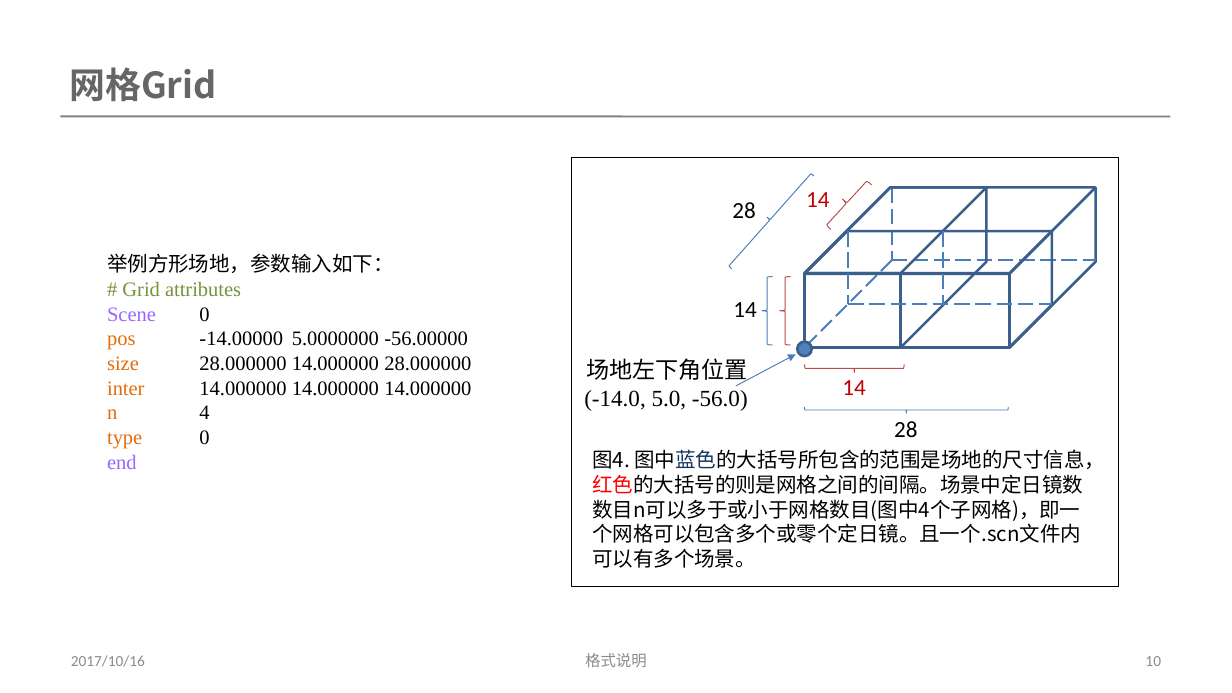
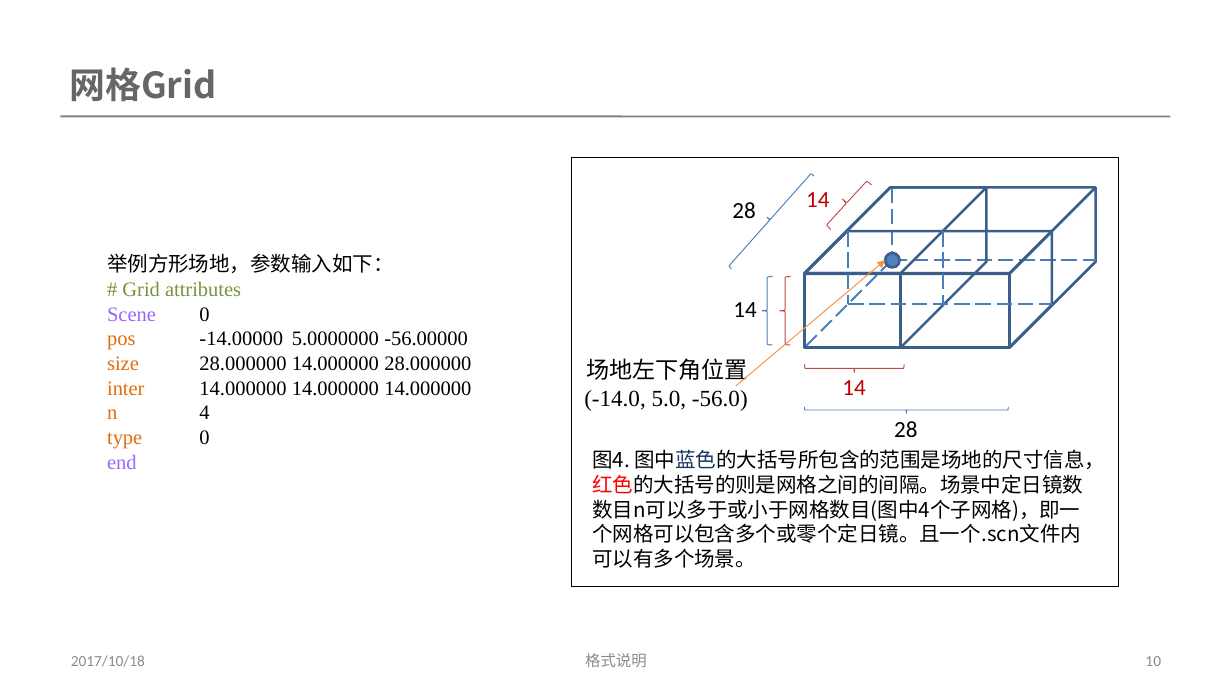
Before and after one commit to XiaoyueDuan/SolarEnergy, a slide deck: slide 10 of docs/Scene/SceneExplanation.pptx. Drawn at 1232x693 pixels with LibreOffice and Linux fonts; fonts in the diff are those of the drawing. Boxes give left, top, right and bottom in pixels: in the first picture for what was removed or moved away, otherwise in the second. Text is boxed around its words. In the diff, an @@ line names an element or a change of style, - is before the commit and + after.

```diff
--- a/docs/Scene/SceneExplanation.pptx
+++ b/docs/Scene/SceneExplanation.pptx
@@ arrow moved from (736, 386) - (796, 354) to (736, 386) - (885, 261) @@
@@ arrow (736, 386) - (885, 261): stroke #4B7EBC 0.75 pt to #F69240 0.75 pt @@
@@ ellipse: place and size @@
-ellipse at (798,342,812,357)
+ellipse at (885,253,900,268)
@@ text at (71,655,145,667): text changed @@
-2017/10/16
+2017/10/18
```
Also in this commit, not shown: 16 other slides changed, 11 other files.
